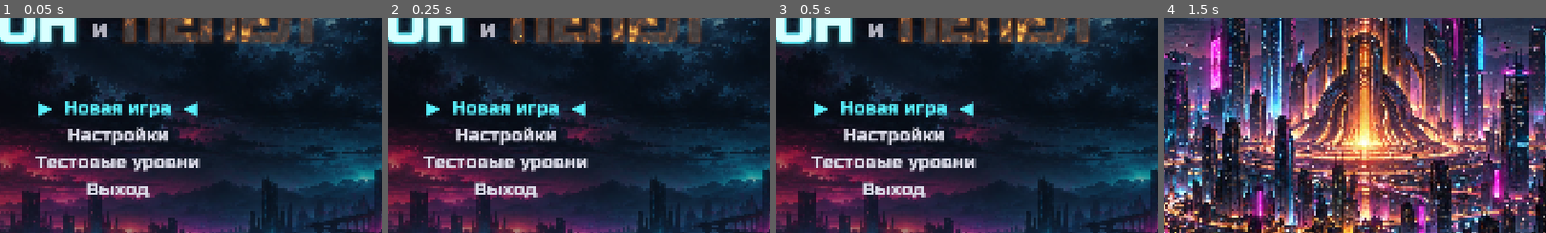
Above: before the commit, frames 1-4 (left to right).
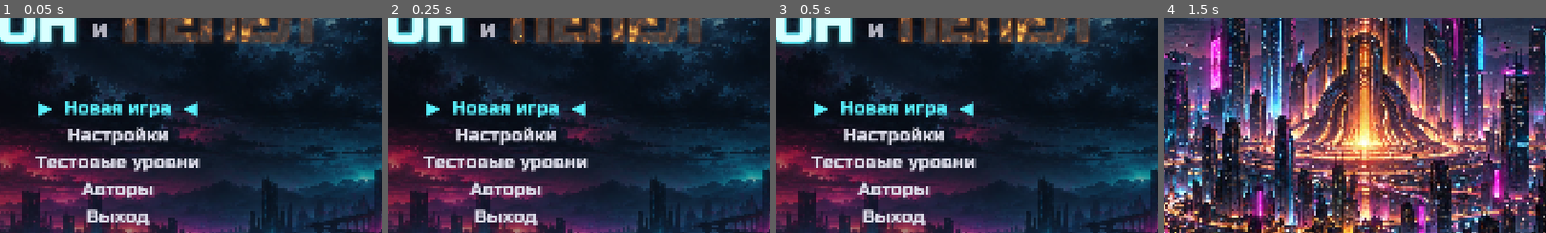
Above: after the commit, the same moments.

Repository: wrcabeludo-rgb/001
Game: Godot game, scene res://scenes/title.tscn
Two runs of this game, one before a commit and one after it. Both use one fixed random seed, a clock stepped at 60 frames per second and the inputs below.
Inputs (mouse positions are % of the whole screen's width and height, from its top left):
- Up to frame 1 (0.05 s): no input
- Up to frame 2 (0.25 s): no input
- Up to frame 3 (0.5 s): no input
- Up to frame 4 (1.5 s): tap Enter (ui_accept) at 0.5, 0.77 s; move the mouse to (72, 45) at 0.52 s; hold D 0.53-1.25 s; tap K at 0.6 s; click (72, 45) at 0.67 s; drag from (30, 55) to (45, 70) at 1.27 s
The pictures show only the part of the screen within x 35-85%, y 17-67%; the shares and areas given below are measured in that part.

The runs differ from the first frame. In frame 1, 1.3% of the frame differs, in the area x 21-41%, y 76-97%; in frame 2, 1.3%; in frame 3, 1.3%; in frame 4, nothing differs.

Commit message:
Music: heavy grunge-style rock by Kevin MacLeod (CC BY 4.0), credits screen
- tools/music_import.py downloads the tracks from incompetech.com, trims the
  silence at the ends and evens out loudness; synthesized music is now opt-in
  (audio_synth.py --music).
- Title menu: "Авторы" lists the music and its licence; CREDITS.md lists
  everything third-party in the game.

Co-Authored-By: Claude Opus 5.5 <noreply@anthropic.com>
Claude-Session: https://claude.ai/code/session_01DbbAxgCR2CT7iqKnVBrHPT

Diff:
--- /dev/null
+++ b/coop-platformer/game/scripts/core/credits.gd
@@ -0,0 +1,25 @@
+class_name Credits
+## Who made what in the game, for the credits screen (title menu, "Авторы").
+## The same list is in CREDITS.md; keep both in step.
+
+const MUSIC := [
+	["Меню", "Gearhead"],
+	["1-1 Трущобы", "Neolith"],
+	["1-2 Затопленное метро", "Zap Beat"],
+	["1-3 Главный сток", "Noise Attack"],
+	["Босс", "Summon the Rawk"],
+	["Лавка", "RetroFuture Dirty"],
+]
+
+
+static func text() -> String:
+	var lines := PackedStringArray(["МУЗЫКА", ""])
+	for track in MUSIC:
+		lines.append("%s — «%s»" % [track[0], track[1]])
+	lines.append("")
+	lines.append("Kevin MacLeod (incompetech.com)")
+	lines.append("Licensed under Creative Commons: By Attribution 4.0")
+	lines.append("creativecommons.org/licenses/by/4.0/")
+	lines.append("")
+	lines.append("Звуки — синтезированы для игры. Шрифты Russo One и Exo 2 — SIL Open Font License.")
+	return "\n".join(lines)
--- a/coop-platformer/game/scripts/ui/title_menu.gd
+++ b/coop-platformer/game/scripts/ui/title_menu.gd
@@ -1,6 +1,6 @@
 extends Control
 ## Title screen. Main page: continue, new game, zone select, shop, settings,
-## test levels, quit. New game asks for the difficulty and plays the intro comic.
+## test levels, credits, quit. New game asks for the difficulty and plays the intro comic.
 ## Pressing a button on a device also joins it as a player (PlayerManager).
 
 const BACKGROUND := preload("res://assets/art/ui/menu_bg_01.png")
@@ -12,6 +12,7 @@
 
 var _menu: MenuList
 var _hint: Label
+var _credits: Label
 var _on_back := Callable()
 
 
@@ -27,6 +28,15 @@
 	var title := TitleLogo.new()
 	title.position = Vector2(0, 110)
 	add_child(title)
+
+	_credits = Label.new()
+	_credits.text = Credits.text()
+	_credits.position = Vector2(260, 300)
+	_credits.size = Vector2(1400, 560)
+	_credits.horizontal_alignment = HORIZONTAL_ALIGNMENT_CENTER
+	_credits.add_theme_font_size_override("font_size", 26)
+	_credits.visible = false
+	add_child(_credits)
 
 	_menu = MenuList.new()
 	_menu.position = Vector2(560, 380)
@@ -75,9 +85,27 @@
 	entries.append({"text": "Настройки", "action": show_settings})
 	entries.append({"text": "Тестовые уровни", "action": func() -> void: _open(TEST_SCENE),
 		"hint": "Тестовая комната, «Полигон» и «Мастерская» (F2 — следующая)"})
+	entries.append({"text": "Авторы", "action": show_credits, "hint": "Музыка, звуки, шрифты"})
 	entries.append({"text": "Выход", "action": func() -> void: get_tree().quit()})
 	_on_back = Callable()
-	_menu.set_entries(entries)
+	_show_page(entries)
+
+
+## The credits text with one "Назад" under it.
+func show_credits() -> void:
+	_on_back = show_main
+	_credits.visible = true
+	_menu.position.y = 830
+	_menu.size.y = 120
+	_menu.set_entries([{"text": "Назад", "action": show_main}])
+
+
+## Any page but the credits: the menu back in its place.
+func _show_page(entries: Array, select := 0) -> void:
+	_credits.visible = false
+	_menu.position.y = 380
+	_menu.size.y = 500
+	_menu.set_entries(entries, select)
 
 
 func show_difficulty() -> void:
@@ -89,7 +117,7 @@
 				_open(COMIC_SCENE)})
 	entries.append({"text": "Назад", "action": show_main})
 	_on_back = show_main
-	_menu.set_entries(entries, 1)
+	_show_page(entries, 1)
 
 
 func show_zones() -> void:
@@ -107,12 +135,12 @@
 		})
 	entries.append({"text": "Назад", "action": show_main})
 	_on_back = show_main
-	_menu.set_entries(entries)
+	_show_page(entries)
 
 
 func show_settings() -> void:
 	_on_back = show_main
-	_menu.set_entries(SettingsEntries.build(show_main))
+	_show_page(SettingsEntries.build(show_main))
 
 
 func _open(scene: String) -> void:
Not shown, added: coop-platformer/game/scripts/core/credits.gd.uid
Not shown, added: coop-platformer/CREDITS.md
Not shown, changed: coop-platformer/game/assets/audio/music/boss.ogg
Not shown, changed: coop-platformer/game/assets/audio/music/menu.ogg
Not shown, changed: coop-platformer/game/assets/audio/music/shop.ogg
Not shown, changed: coop-platformer/game/assets/audio/music/zone_1_1.ogg
Not shown, changed: coop-platformer/game/assets/audio/music/zone_1_2.ogg
Not shown, changed: coop-platformer/game/assets/audio/music/zone_1_3.ogg
Not shown, changed: coop-platformer/tools/audio_synth.py
Not shown, added: coop-platformer/tools/music_import.py
